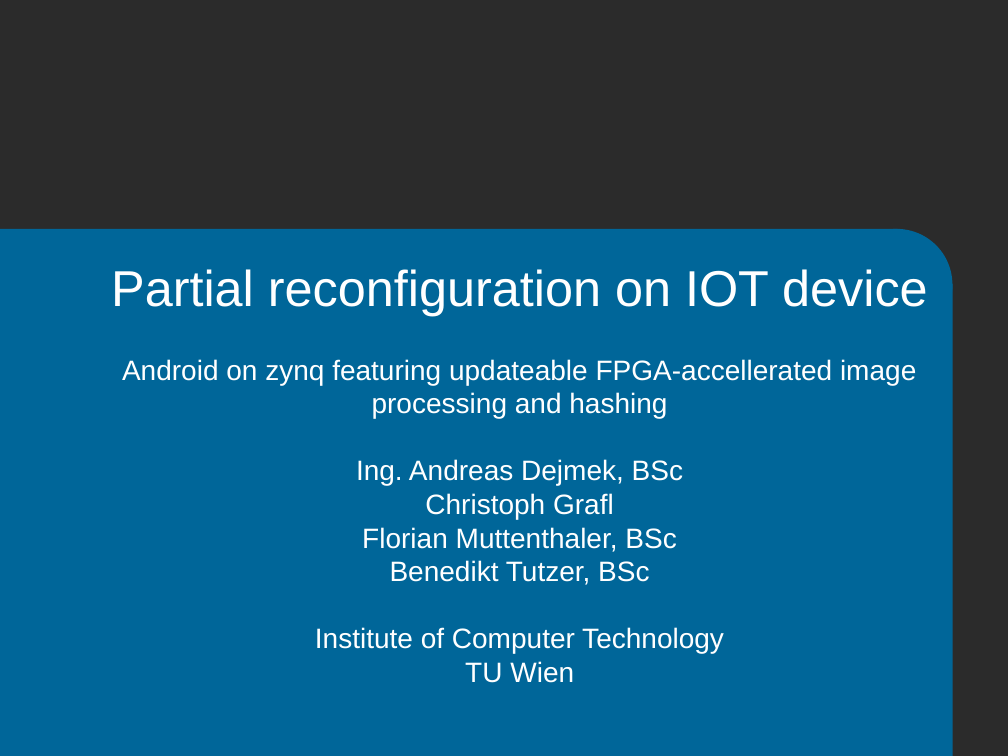
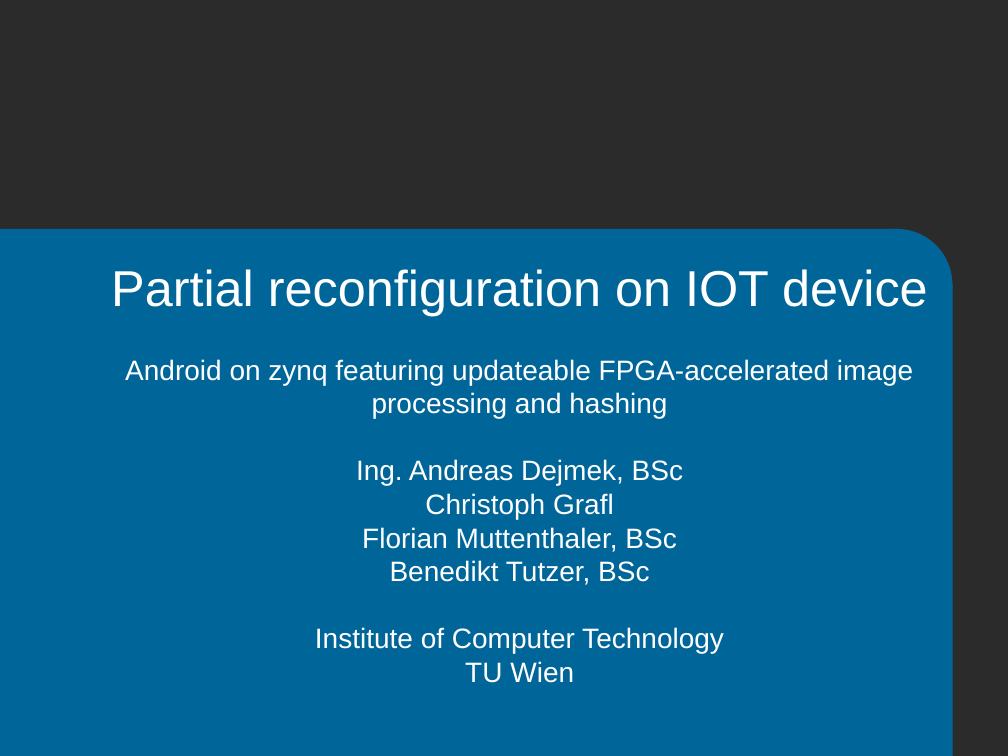
Before and after one commit to FlorianMuttenthaler/SocLabPartialReconfigIot, a slide deck: slide 1 of report/Final_presentation.pptx. Drawn at 1008x756 pixels with LibreOffice and Linux fonts; fonts in the diff are those of the drawing; background and template pictures are left out; a plain dark background stands for a picture behind light text. Boxes give left, top, right and bottom in pixels: in the first picture for what was removed or moved away, otherwise in the second. Text is boxed around its words. In the diff, an @@ line names an element or a change of style, - is before the commit and + after.

```diff
--- a/report/Final_presentation.pptx
+++ b/report/Final_presentation.pptx
@@ text at (125,359,913,418): text changed @@
-Android on zynq featuring updateable FPGA-accellerated image
-processing and hashing
+Android on zynq featuring updateable FPGA-accelerated image
+processing and hashing
```
Also in this commit, not shown: 16 other slides changed, 7 slides added, 3 slides removed, 1 other file.
